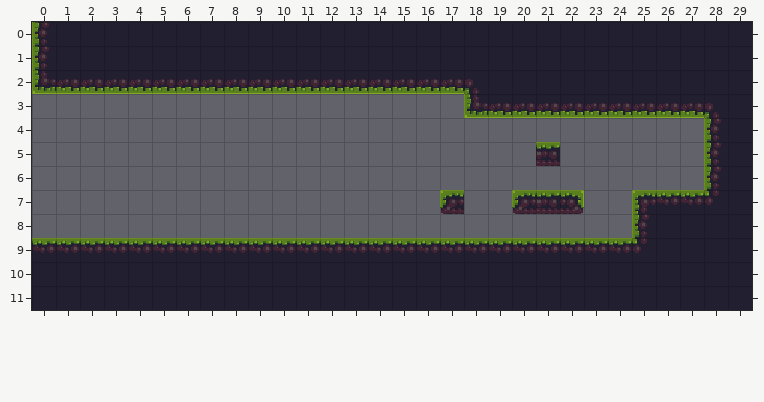
Two states of a Tiled map, levels/data/level4.tmx. The picture above is the old version.
Cells are 16x16 px. Shown: x 0..29, y 0..11.
The result:
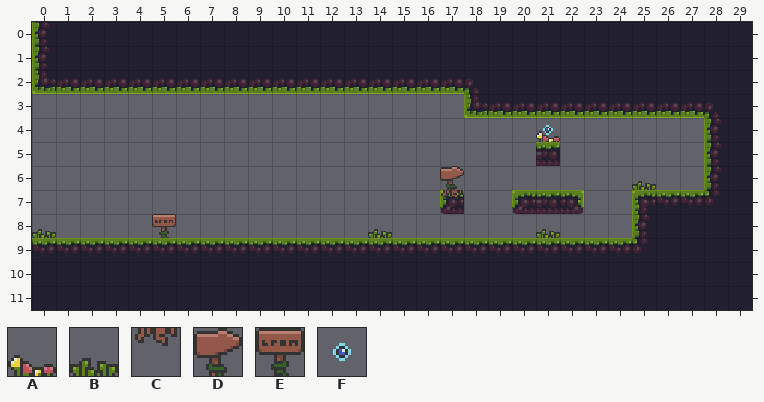
Key: from "miscellaneus": A 0, B 1, C 3, D 5, E 7; from "orbs": F 0.
_ is an empty cell.
From old to new:
{"where": "layer \"miscellaneus\""}
{"y":4,"x":21,"old":"_","new":"A"}
{"y":6,"x":17,"old":"_","new":"D"}
{"y":6,"x":25,"old":"_","new":"B"}
{"y":7,"x":17,"old":"_","new":"C"}
{"y":8,"x":0,"old":"_","new":"B"}
{"y":8,"x":5,"old":"_","new":"E"}
{"y":8,"x":14,"old":"_","new":"B"}
{"y":8,"x":21,"old":"_","new":"B"}
{"where": "layer \"orbs\""}
{"y":4,"x":21,"old":"_","new":"F"}
{"label":"added","picture_box":[536,125,560,142]}
{"label":"added","picture_box":[440,166,464,199]}
{"label":"added","picture_box":[632,181,656,190]}
{"label":"added","picture_box":[32,229,56,238]}
{"label":"added","picture_box":[152,214,176,238]}
{"label":"added","picture_box":[368,229,392,238]}
{"label":"added","picture_box":[536,229,560,238]}
